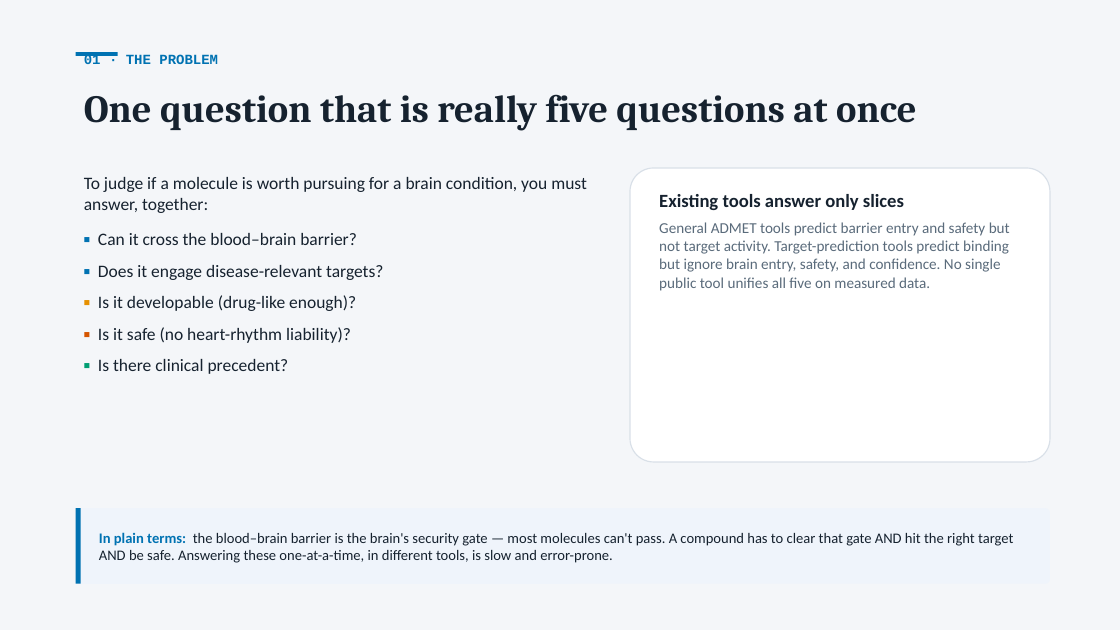
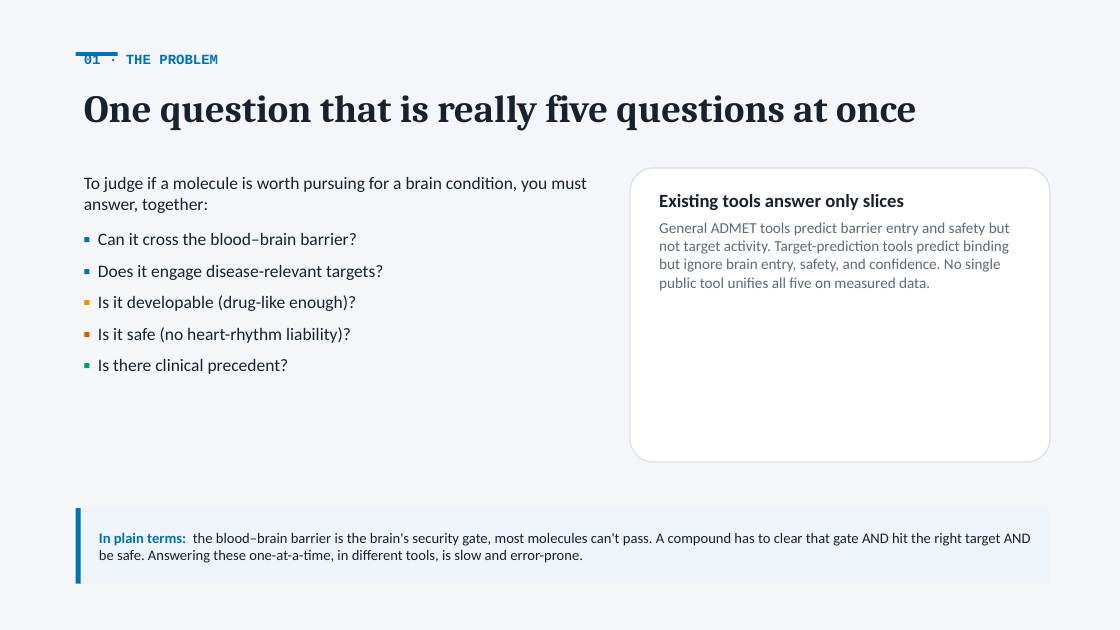
Before and after one commit to krishna-g-999/brainsafe-ai, a slide deck: slide 2 of BrainSafe_AI_Presentation.pptx. Drawn at 1120x630 pixels with LibreOffice and Linux fonts; fonts in the diff are those of the drawing. Boxes give left, top, right and bottom in pixels: in the first picture for what was removed or moved away, otherwise in the second. Text is boxed around its words. In the diff, an @@ line names an element or a change of style, - is before the commit and + after.

```diff
--- a/BrainSafe_AI_Presentation.pptx
+++ b/BrainSafe_AI_Presentation.pptx
@@ text at box(99, 532, 1031, 563): text changed @@
-In plain terms: the blood–brain barrier is the brain's security gate — most molecules can't pass. A compound has to clear that gate AND hit the right target AND be safe. Answering these one-at-a-time, in different tools, is slow and error-prone.
+In plain terms: the blood–brain barrier is the brain's security gate, most molecules can't pass. A compound has to clear that gate AND hit the right target AND be safe. Answering these one-at-a-time, in different tools, is slow and error-prone.
```
Also in this commit, not shown: 15 other slides changed, 19 other files.
